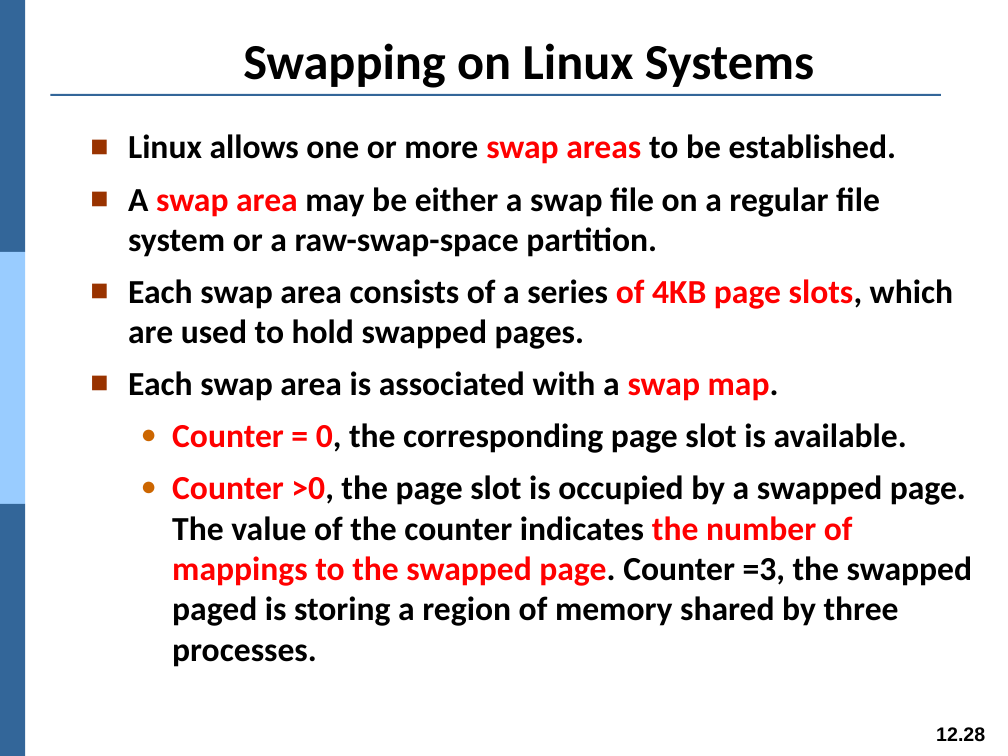
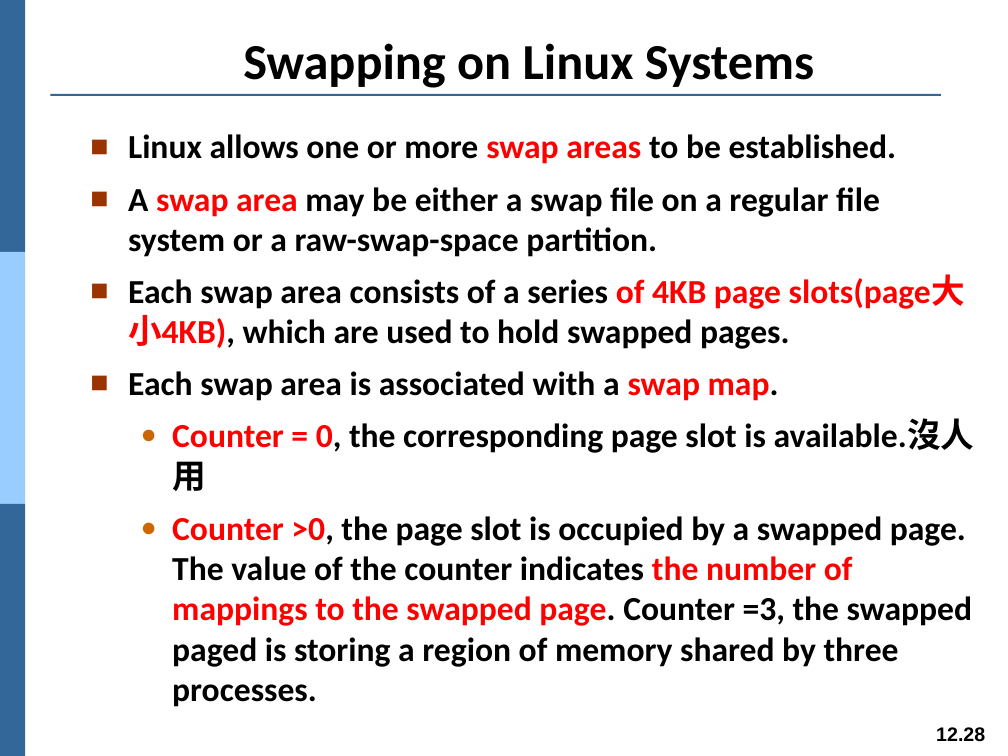
Before and after one commit to Yang09701194/OS_Learning, a slide deck: slide 28 of ch12.pptx. Drawn at 1008x756 pixels with LibreOffice and Linux fonts; fonts in the diff are those of the drawing. Boxes give left, top, right and bottom in pixels: in the first picture for what was removed or moved away, otherwise in the second. Text is boxed around its words. In the diff, an @@ line names an element or a change of style, - is before the commit and + after.

```diff
--- a/ch12.pptx
+++ b/ch12.pptx
@@ text at (128, 275, 965, 349): text changed @@
-■ Each swap area consists of a series of 4KB page slots, which are used to hold swapped pages.
+■ Each swap area consists of a series of 4KB page slots(page大小4KB), which are used to hold swapped pages.
@@ text at (172, 420, 975, 491): text changed @@
-  ● Counter = 0, the corresponding page slot is available.
+  ● Counter = 0, the corresponding page slot is available.沒人用
```
Also in this commit, not shown: 18 other slides changed.
